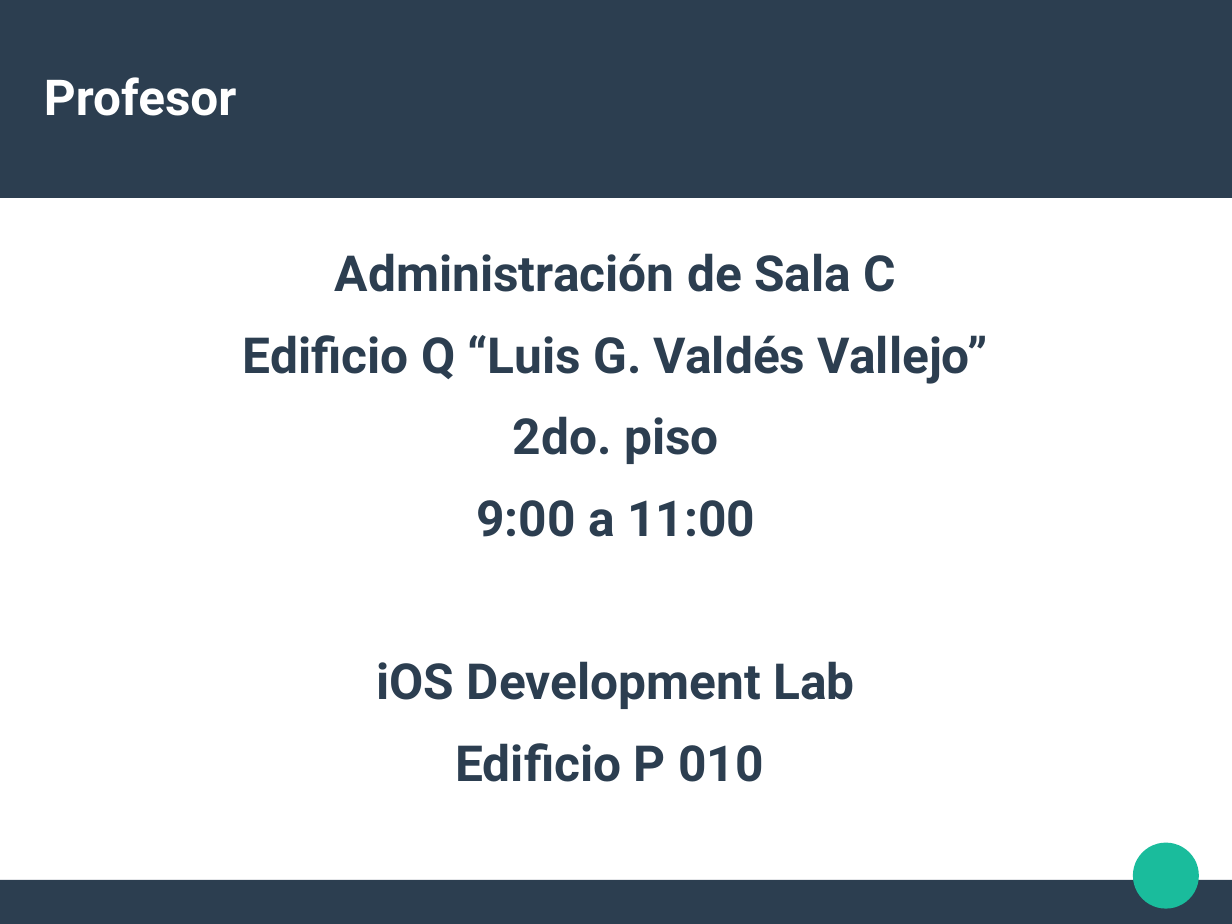
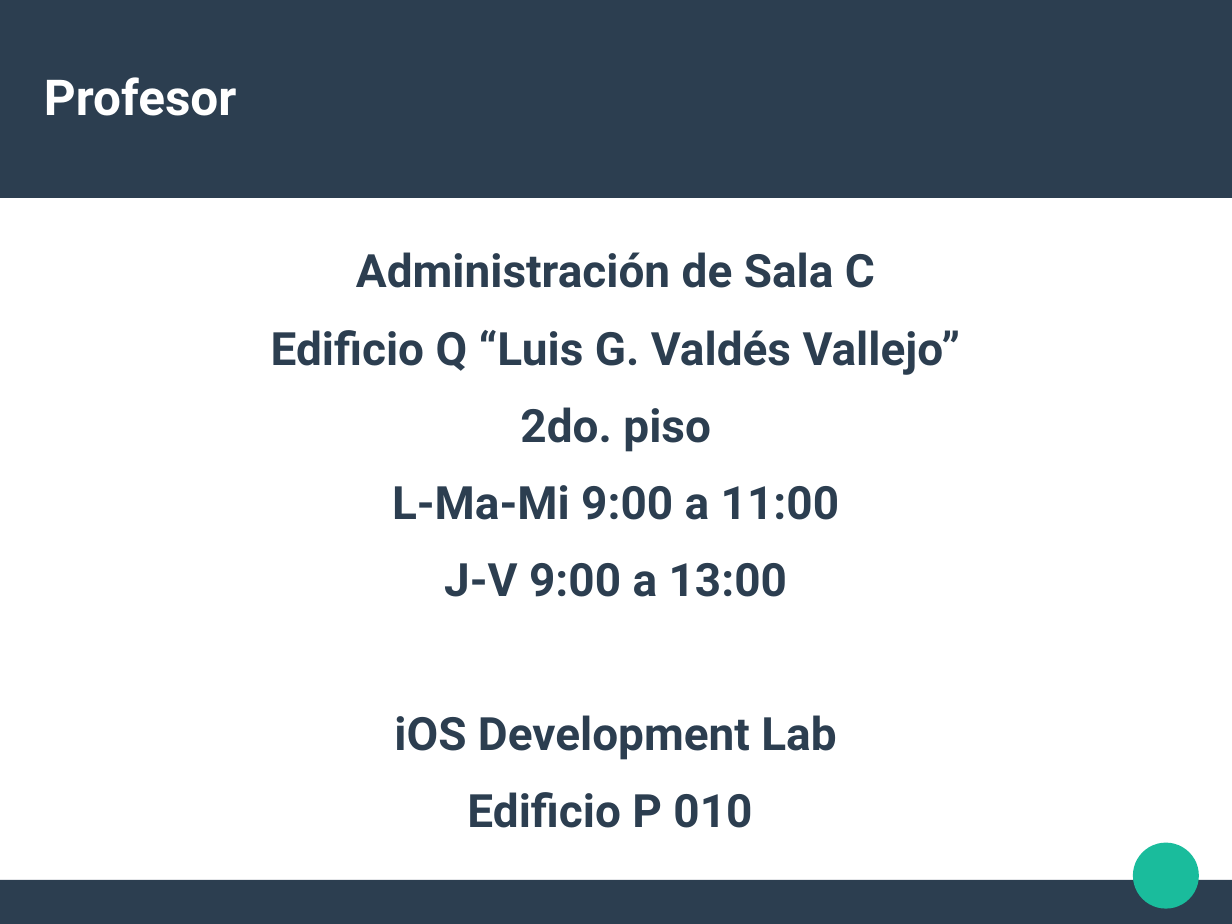
Before and after one commit to liowiki/EDA1-20192, a slide deck: slide 3 of Presentacion.odp. Drawn at 1232x924 pixels with LibreOffice and Linux fonts; fonts in the diff are those of the drawing. Boxes give left, top, right and bottom in pixels: in the first picture for what was removed or moved away, otherwise in the second. Text is boxed around its words. In the diff, an @@ line names an element or a change of style, - is before the commit and + after.

```diff
--- a/Presentacion.odp
+++ b/Presentacion.odp
@@ text at box(271, 252, 961, 828): size 32 to 29.6 pt in "Administración de Sala C", "Edificio Q “Luis G. Valdés Vallejo”", "2do. piso", "iOS Development Lab" and 1 more places @@
@@ text at box(392, 485, 839, 597): text changed; size 32 to 29.6 pt @@
-9:00 a 11:00
+L-Ma-Mi 9:00 a 11:00
+J-V 9:00 a 13:00
```
Also in this commit, not shown: 3 other slides changed.
